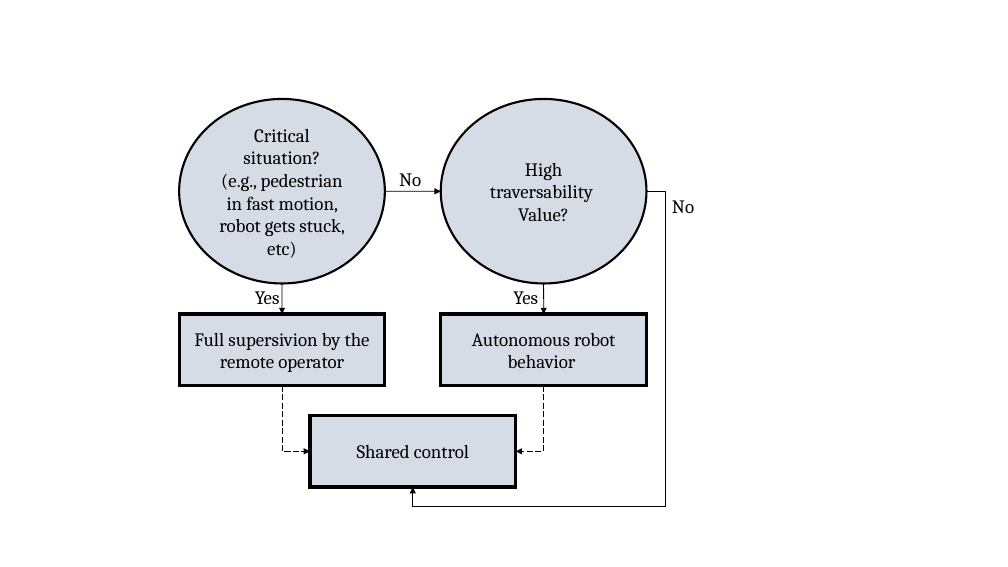
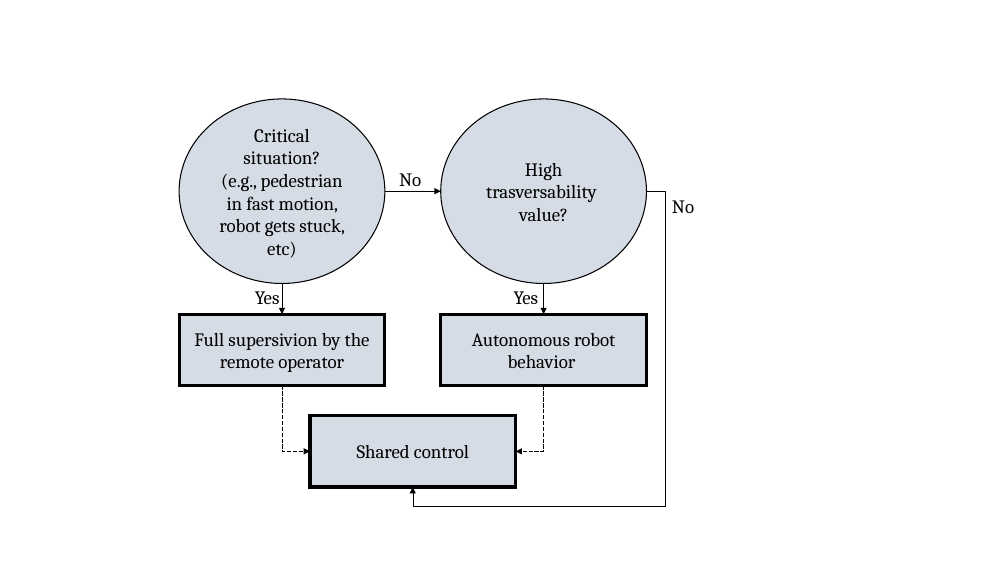
Before and after one commit to TKL01/IEEE-Telepresence-Draft, a slide deck: slide 3 of images/teleoperation.pptx. Drawn at 1008x567 pixels with LibreOffice and Linux fonts; fonts in the diff are those of the drawing. Boxes give left, top, right and bottom in pixels: in the first picture for what was removed or moved away, otherwise in the second. Text is boxed around its words. In the diff, an @@ line names an element or a change of style, - is before the commit and + after.

```diff
--- a/images/teleoperation.pptx
+++ b/images/teleoperation.pptx
@@ ellipse "Critical situation?" at bbox=[179, 99, 385, 284]: outline #000000 2 pt to #000000 1 pt @@
@@ ellipse "High trasversability" at bbox=[441, 99, 647, 284]: outline #000000 2 pt to #000000 1 pt @@
@@ text in ellipse at bbox=[486, 163, 597, 221]: text changed @@
-High traversability
-Value?
+High trasversability
+value?
@@ freeform shape removed at bbox=[385, 191, 441, 191] @@
@@ arrow added from (385, 191) to (441, 191), #000000 0.5 pt @@
@@ elbow arrow (647, 191) - (413, 487): stroke #000000 0.75 pt to #000000 0.5 pt @@
@@ freeform shape removed at bbox=[282, 284, 282, 314] @@
@@ arrow added from (282, 284) to (282, 314), #000000 0.5 pt @@
@@ elbow arrow (544, 386) - (516, 451): stroke #000000 0.75 pt dashed to #000000 0.5 pt dashed @@
```
Also in this commit, not shown: 2 other slides changed, 8 other files.
